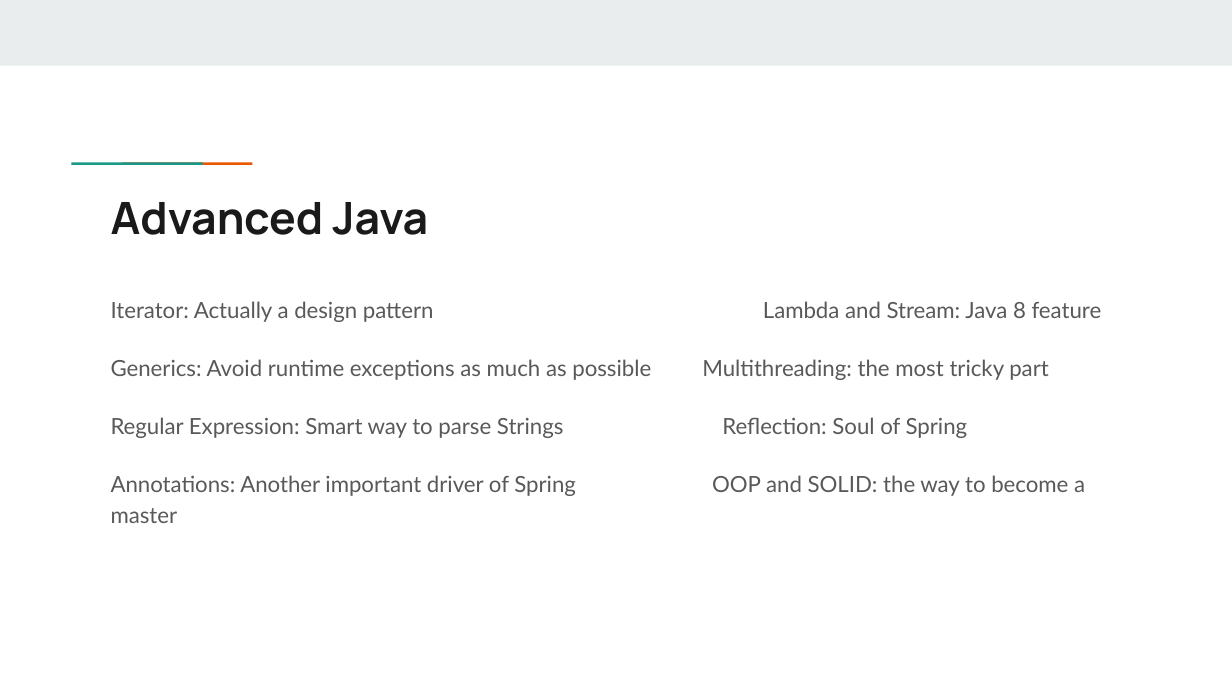
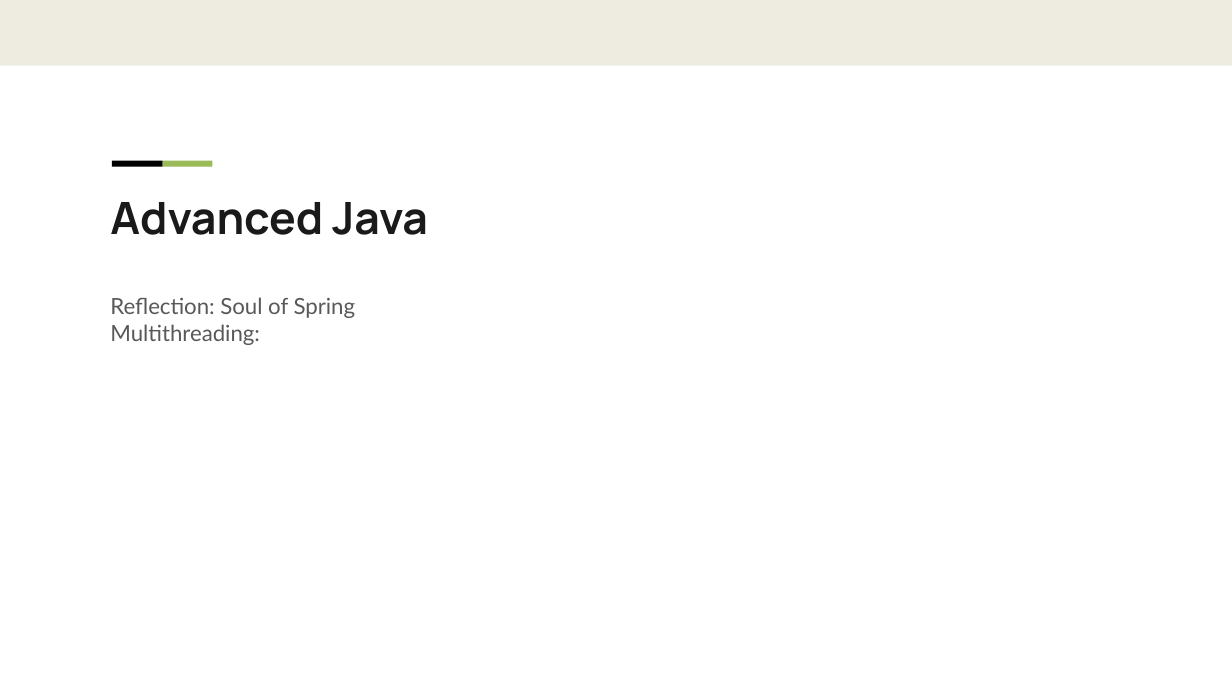
Before and after one commit to liangduo1993/javaee, a slide deck: slide 11 of JaveEE.pptx. Drawn at 1232x693 pixels with LibreOffice and Linux fonts; fonts in the diff are those of the drawing; background and template pictures are left out. Boxes give left, top, right and bottom in pixels: in the first picture for what was removed or moved away, otherwise in the second. Text is boxed around its words. In the diff, an @@ line names an element or a change of style, - is before the commit and + after.

```diff
--- a/JaveEE.pptx
+++ b/JaveEE.pptx
@@ rectangle at bbox=[112, 160, 163, 166]: fill #1A9988 to #000000 @@
@@ rectangle at bbox=[161, 160, 212, 166]: fill #EB5600 to #9BBB59 @@
@@ text at bbox=[110, 297, 356, 345]: text changed @@
-Iterator: Actually a design pattern Lambda and Stream: Java 8 feature
-Generics: Avoid runtime exceptions as much as possible Multithreading: the most tricky part
-Regular Expression: Smart way to parse Strings Reflection: Soul of Spring
-Annotations: Another important driver of Spring OOP and SOLID: the way to become a master
+Reflection: Soul of Spring
+Multithreading:
```
Also in this commit, not shown: 20 other slides changed, 5 slides added, 4 slides removed, 1 other file.
